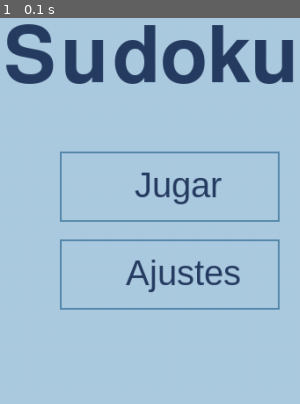
Above: before the commit, frame 1.
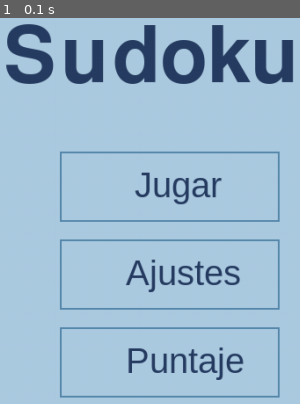
Above: after the commit, the same moment.

Repository: xxmileww/UTN-Pygame
Game: pygame game, started from main.py
Same seed, same stepped clock (60 frames per second), same inputs: the game is played once before the commit and once after it.
Inputs:
- Up to frame 1 (0.1 s): no input

The runs differ from the first frame. In frame 1, 2.1% of the frame differs, in the area x 20-94%, y 80-99%.

Commit message:
Boton ajustes

Diff:
--- a/main.py
+++ b/main.py
@@ -37,6 +37,7 @@
 
 boton_jugar = pygame.Rect(ancho_pantalla * 0.33, alto_pantalla * 0.28, ancho_botones, alto_botones)
 boton_ajustes = pygame.Rect(boton_jugar.x, boton_jugar.y + alto_botones + espacio_botones, ancho_botones, alto_botones)
+boton_puntaje = pygame.Rect(boton_ajustes.x, boton_ajustes.y + alto_botones + espacio_botones, ancho_botones, alto_botones)
 # boton_quitar = pygame.Rect()
 
 ejecutando = True
@@ -48,11 +49,14 @@
                 quit()
         pygame.draw.rect(pantalla, (87, 137, 173), boton_jugar, 2)
         pygame.draw.rect(pantalla, (87, 137, 173), boton_ajustes, 2)
+        pygame.draw.rect(pantalla,(87, 137, 173), boton_puntaje, 2)
         titulo = fuente_titulo.render("Sudoku", True, color_fuente)
         jugar = fuente_botones.render("Jugar", True, color_fuente)
         ajustes = fuente_botones.render("Ajustes", True, color_fuente)
+        puntaje = fuente_botones.render("Puntaje", True, color_fuente)
         pantalla.blit(titulo, (ancho_pantalla * 0.28, alto_pantalla * 0.07))
         pantalla.blit(jugar, (boton_jugar.x + 85, boton_jugar.y + 15))
         pantalla.blit(ajustes, (boton_ajustes.x + 75, boton_ajustes.y + 15))
+        pantalla.blit(puntaje, (boton_puntaje.x + 75, boton_puntaje.y + 15))
     pygame.display.flip()
     pantalla.fill(color_fondo)
